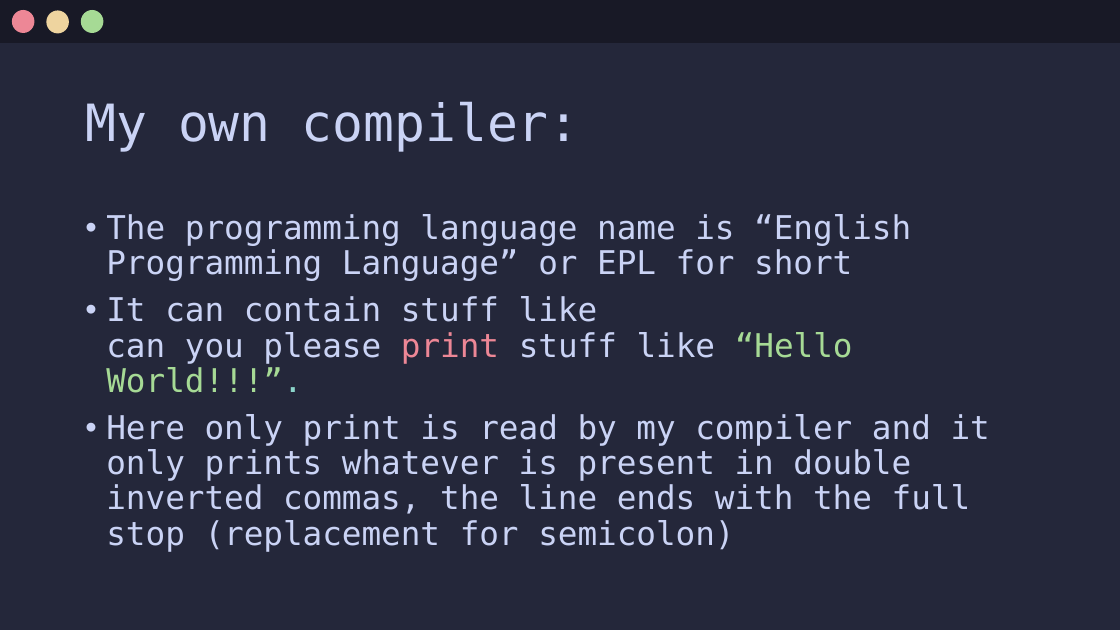
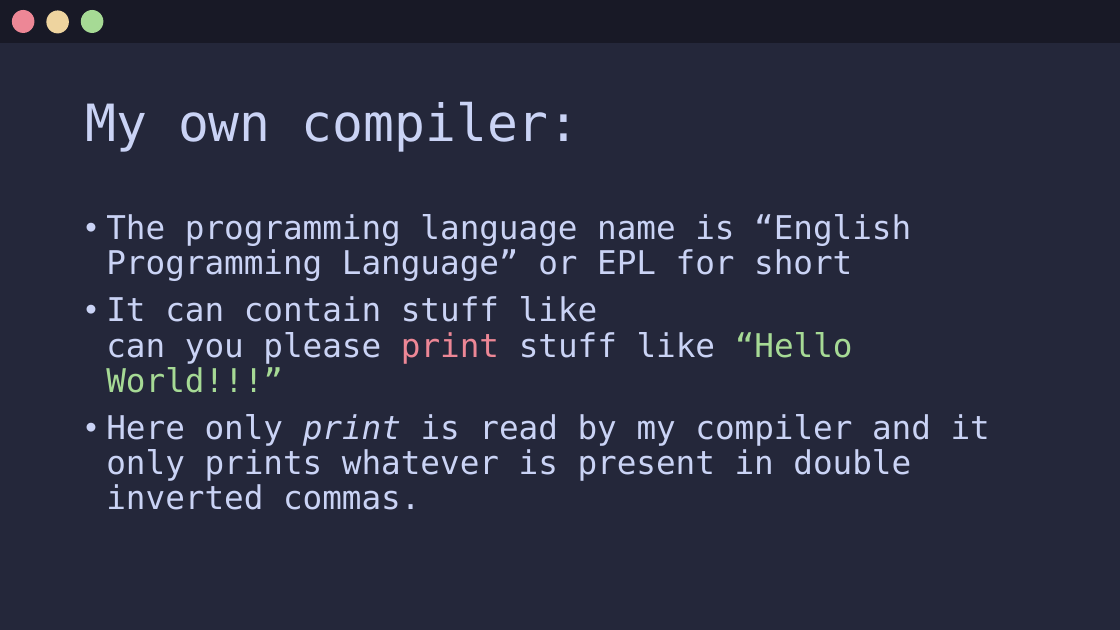
Before and after one commit to Jx-ls/custom-compiler, a slide deck: slide 21 of Compilers.odp. Drawn at 1120x630 pixels with LibreOffice and Linux fonts; fonts in the diff are those of the drawing. Boxes give left, top, right and bottom in pixels: in the first picture for what was removed or moved away, otherwise in the second. Text is boxed around its words. In the diff, an @@ line names an element or a change of style, - is before the commit and + after.

Commit message:
added stuff abt compilers and interpreters

```diff
--- a/Compilers.odp
+++ b/Compilers.odp
@@ text at [106,296,990,510]: text changed @@
-• It can contain stuff like
-  can you please print stuff like “Hello World!!!”.
-• Here only print is read by my compiler and it only prints whatever is present in double inverted commas, the line ends with the full stop (replacement for semicolon)
+• It can contain stuff like
+  can you please print stuff like “Hello World!!!”
+• Here only print is read by my compiler and it only prints whatever is present in double inverted commas.
```
Also in this commit, not shown: 3 other slides changed, 1 slide added, 1 slide removed, 1 other file.
